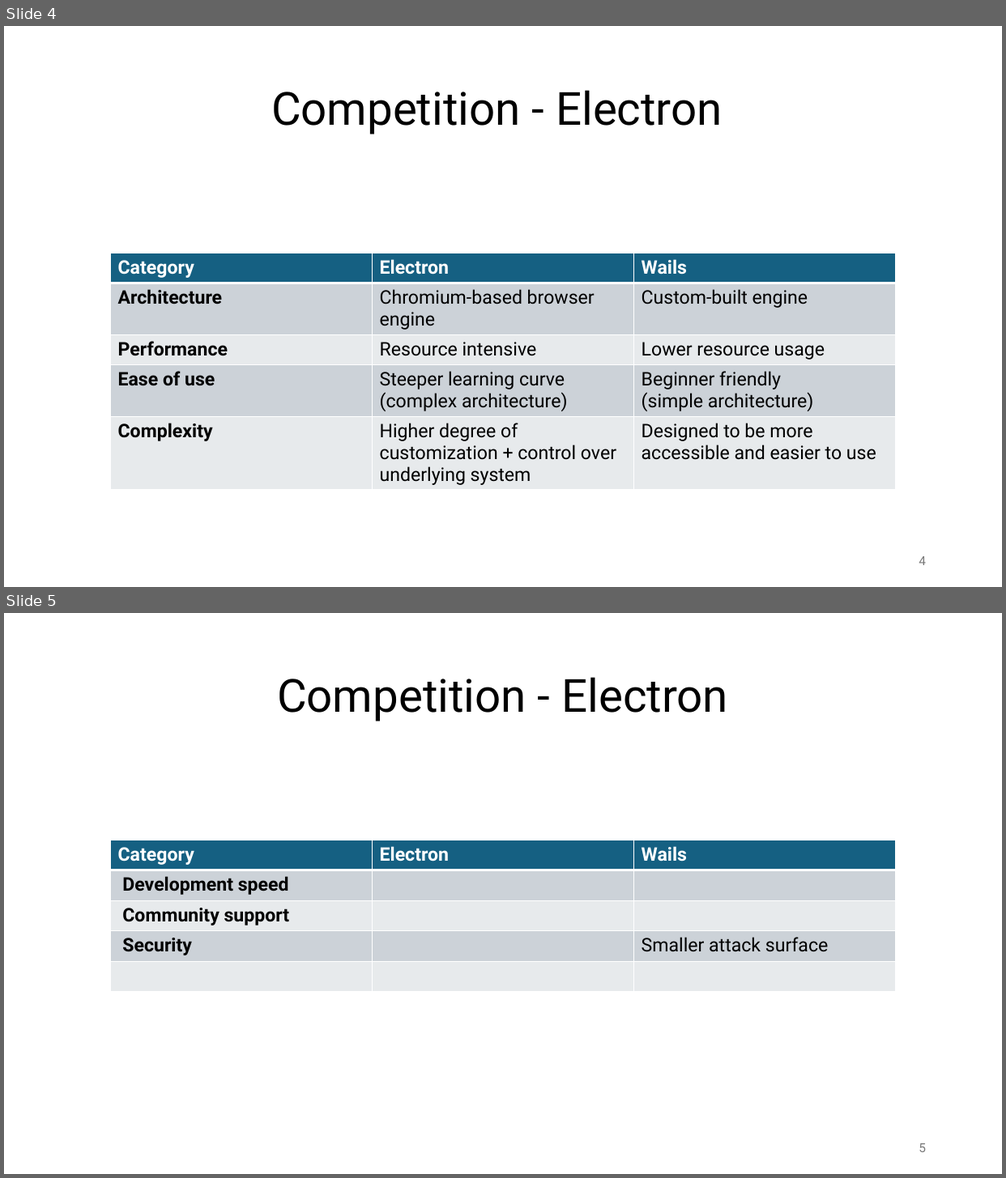
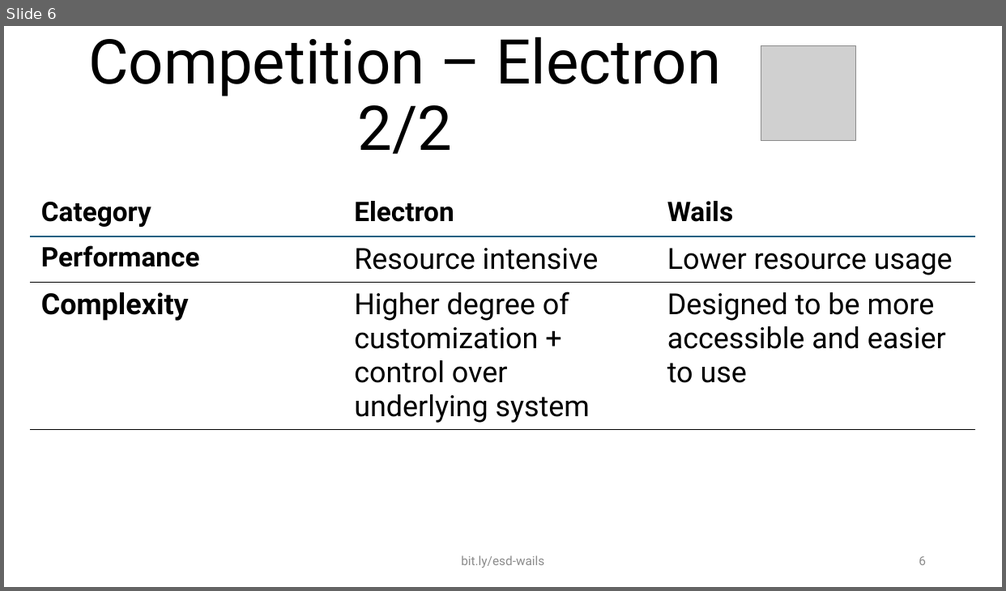
Before and after one commit to hiphof/esd-2024-wailsvue, a slide deck: presentation/Wails-Vue_Presentation.pptx. Shown one above the other, each under a label of ours: slides 4 and 5 before the commit, slide 6 after it. The pictures are 1006x1178 and 1006x591 pixels, drawn with LibreOffice and Linux fonts; fonts in the diff are those of the drawing; grey boxes stand for pictures. Boxes give left, top, right and bottom in pixels: in the first picture for what was removed or moved away, otherwise in the second. Text is boxed around its words. In the diff, an @@ line names an element or a change of style, - is before the commit and + after.

```diff
--- a/presentation/Wails-Vue_Presentation.pptx
+++ b/presentation/Wails-Vue_Presentation.pptx
@@ slide 5 removed at <box>4,613,1002,1174</box>, background #FFFFFF @@
@@ title removed at <box>277,677,728,722</box> @@
-Competition - Electron
@@ table removed at <box>110,840,897,992</box>, 5 rows, 3 columns @@
-Category | Electron | Wails
-Development speed |  | 
-Community support |  | 
-Security |  | Smaller attack surface
- |  | 
@@ page number removed at <box>918,1144,926,1152</box> @@
-5
@@ what was slide 4 is now slide 6 @@
@@ slide 6 changed as well @@
@@ title at <box>88,37,722,154</box>: text changed; size 44 to 59.4 pt @@
-Competition - Electron
+Competition – Electron 2/2
@@ picture added at <box>761,45,856,140</box> @@
@@ table at <box>30,191,975,433</box> @@
-row 2: Architecture | Chromium-based browser engine | Custom-built engine
-row 4: Ease of use | Steeper learning curve / (complex architecture) | Beginner friendly / (simple architecture)
@@ table: place and size @@
-table at <box>110,253,897,493</box>
+table at <box>30,191,975,433</box>
@@ text added at <box>461,556,544,568</box>, 12 pt, text #8C8C8C @@
+bit.ly/esd-wails
@@ page number at <box>918,557,926,565</box>: text changed; text colour #797979 to #8C8C8C @@
-4
+6
```
Also in this commit, not shown: 5 other slides changed, 10 slides added, 7 other slides removed, 1 other file.
